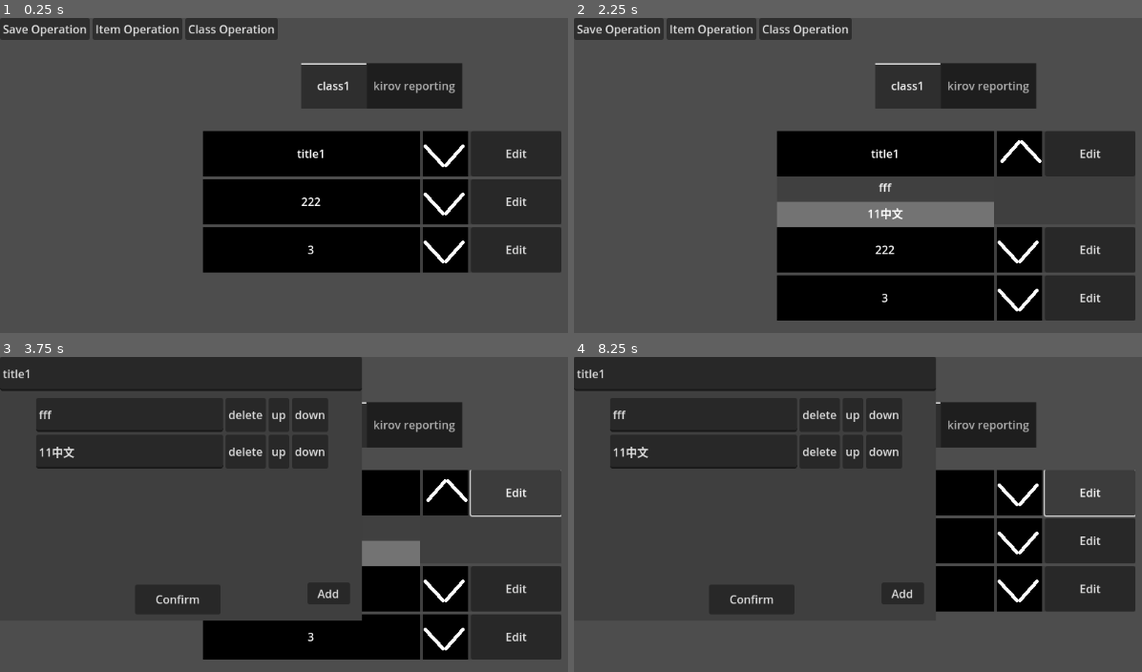
Above: before the commit, frames 1-4 (two rows, left to right).
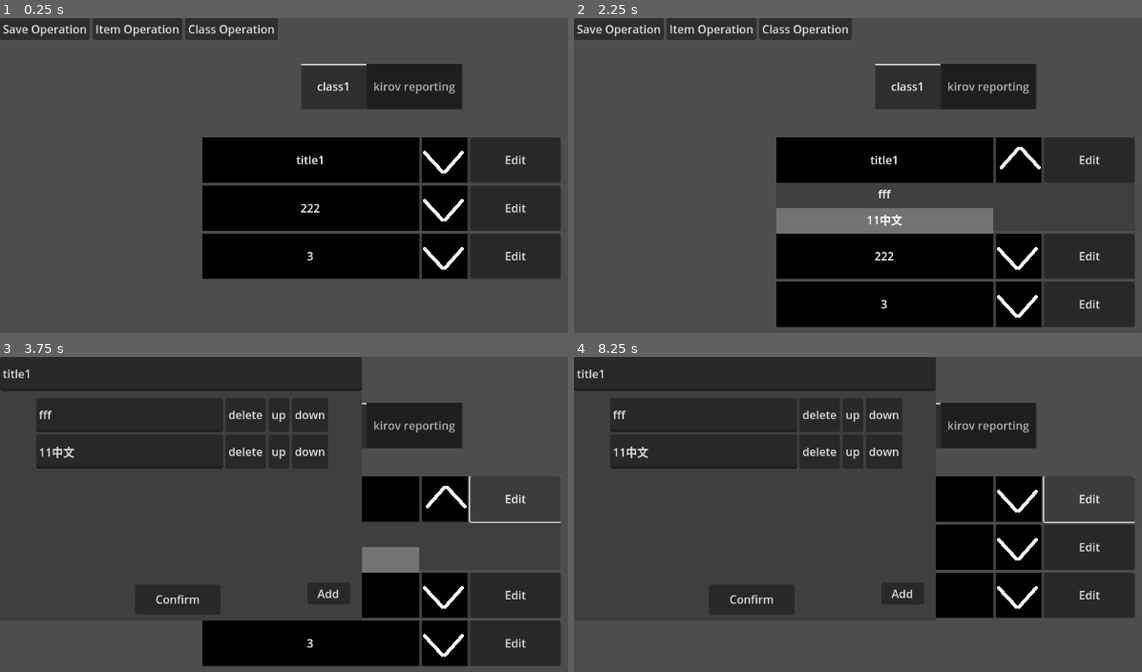
Above: after the commit, the same moments.

Repository: lfoxhlnut/KeyManager
Game: Godot game, scene res://ui/main.tscn
Same seed, same stepped clock (60 frames per second), same inputs: the game is played once before the commit and once after it.
Inputs (mouse positions are in pixels of both pictures, inside the frame that each line leads up to):
- Up to frame 1 (0.25 s): no input
- Up to frame 2 (2.25 s): click "222" at 0.5 s; click "title1" at 1.25 s; click (1017, 153) at 2.02 s
- Up to frame 3 (3.75 s): click "11中文" at 2.75 s; click "Edit" at 3.5 s
- Up to frame 4 (8.25 s): click "Confirm" at 4.25 s; click "fff" at 5 s; click "3" at 5.75 s; click "title1" at 6.5 s; click (1017, 492) at 7.27 s; click "Edit" at 8 s

The runs differ from the first frame. In frame 1, 6.9% of the frame differs, in the area x 35-99%, y 14-83%; in frame 2, 8.9%, in the area x 35-99%, y 14-99%; in frame 3, 5.3%; in frame 4, 3.9%.

Commit message:
appearance optimized, bug fixed
bug fixed: the program will no longer store the previously entered password

Diff:
--- a/script/content.gd
+++ b/script/content.gd
@@ -11,15 +11,16 @@
 		data_dict = v.duplicate()
 		initialize()
 @onready var title: TabBar = $Title
-@onready var v_box: VBoxContainer = $ScrollContainer/VBoxContainer
-@onready var scroll_container: ScrollContainer = $ScrollContainer
+@onready var center_container: CenterContainer = $CenterContainer
+@onready var scroll_container: ScrollContainer = $CenterContainer/ScrollContainer
+@onready var v_box: VBoxContainer = $CenterContainer/ScrollContainer/VBoxContainer
+
 
 
 func _ready() -> void:
 	data_dict = {
 		"class1": [
 			Data.new("title1", ["fff", "11中文"]),
-			#Data.new("222", ["password", "11中文"]),
 			Data.new("222", []),
 			Data.new("3", ["password", "11中文"]),
 		],
@@ -29,8 +30,7 @@
 			Data.new("3", ["password", "11中文"]),
 		],
 	}
-	v_box.position.x = 0.5 * size.x
-	scroll_container.size.y = 0.6 * size.y
+	_on_title_resized()
 
 
 func _exit_tree() -> void:
@@ -40,14 +40,13 @@
 func initialize() -> void:
 	title.clear_tabs()
 	for key: String in data_dict:
-		add_title_tab_text(key)
+		add_title_tab(key)
 
 	_on_title_tab_changed(title.current_tab)
 
 
-
-func add_title_tab_text(s: String) -> void:
-	"""优先使用此函数替代 title.add_tab()"""
+func add_title_tab(s: String) -> void:
+	## 优先使用此函数替代 title.add_tab()
 	if s.length() >= min_title_text_size:
 		title.add_tab(s)
 		return
@@ -61,7 +60,10 @@
 func _on_title_resized() -> void:
 	if not is_node_ready():
 		await ready
-	scroll_container.position.y = title.size.y + 64 + 32
+	center_container.position.y = title.position.y + title.size.y + 16
+	center_container.size.x = size.x
+	center_container.size.y = size.y - center_container.position.y
+	scroll_container.custom_minimum_size.y = center_container.size.y * 0.9
 
 
 func _on_title_tab_changed(tab: int = title.current_tab) -> void:
@@ -69,32 +71,22 @@
 	var key: String = get_title_tab_text(tab)
 	for id: int in data_dict[key].size():
 		var item: Item = ItemTscn.instantiate()
-		v_box.add_child(item)
-		item.resized.connect(func():
-			# 我也不记得这里为什么要这样写了,
-			# 只知道删掉这句话或者删掉 0.5*size.x 显示就有问题
-			# 虽然我已经设置 scroll container 锚点什么的居中了
-			scroll_container.position.x = 0.5 * size.x - 0.5 * item.size.x
-		)
-		item.minimum_size_changed.connect(func():
-			scroll_container.size.x = item.custom_minimum_size.x
-		)
 		# NOTE: gdscript 里没有函数闭包, 不能访问函数的局部变量
 		# 但是 局部节点变量的 queue_free() 是有用的, 全局变量或说类的成员也是可以访问的
 		item.data_modified.connect(func():
 			data_dict[key][id] = item.data
 		)
 		item.data = data_dict[key][id]
+		v_box.add_child(item)
 
-		# ↓ 这两句注释的背景是, vbox 的父节点直接是 content 而非 scroll 容器, 不过现在问题仍然存在
-		# 真奇怪, 无论怎么设置 vbox 的 pos 都没用, remote 检查器里的数据和
-		# print 打印出来的数据不一样, 必须手动点击一下展开, vbox 的位置才是正确的
+		# NOTE: 必须主动展开一次, item 的 size, min_size 才是正确的
 		item._on_unfold_toggled(true)
 		item._on_unfold_toggled(false)
+		scroll_container.custom_minimum_size.x = item.custom_minimum_size.x
 
 
 func get_title_tab_text(tab: int) -> String:
-	"""优先使用此函数替代 title.get_tab_title()"""
+	## 优先使用此函数替代 title.get_tab_title()
 	var res := title.get_tab_title(tab).strip_edges()
 	return res
 
--- a/script/info_input.gd
+++ b/script/info_input.gd
@@ -1,5 +1,5 @@
 class_name InfoInput
-extends Panel
+extends PanelContainer
 
 signal confirmed(text: String)
 
@@ -9,18 +9,46 @@
 		if not is_node_ready():
 			await ready
 		line_edit.placeholder_text = v
+@export var text := "":
+	set(v):
+		text = v
+		if not is_node_ready():
+			await ready
+		line_edit.text = v
+	get:
+		if not is_node_ready():
+			await ready
+		text = line_edit.text
+		return text
+@export var bg_color: Color:
+	set(v):
+		if not is_node_ready():
+			await ready
+		bg_color = v
+		sytle_box_flat.bg_color = v
+@export var input_size: Vector2:
+	set(v):
+		if not is_node_ready():
+			await ready
+		input_size = v
+		line_edit.custom_minimum_size = v
 
 
-@onready var hbox: HBoxContainer = $HBoxContainer
-@onready var line_edit: LineEdit = $HBoxContainer/LineEdit
+@onready var center_container: CenterContainer = $CenterContainer
+@onready var hbox: HBoxContainer = $CenterContainer/HBoxContainer
+@onready var line_edit: LineEdit = $CenterContainer/HBoxContainer/LineEdit
+@onready var sytle_box_flat: StyleBoxFlat = StyleBoxFlat.new()
 
-# TODO: 背景色放到检查器里
+
+func _ready() -> void:
+	add_theme_stylebox_override("panel", sytle_box_flat)
+
 
 func _on_confirm_pressed() -> void:
-	print_debug("line edit text is ", line_edit.text)
 	confirmed.emit(line_edit.text)
 
 
-func _on_h_box_container_resized() -> void:
-	size = hbox.size * 1.2
-	hbox.position = 0.1 * hbox.size
+func _on_resized() -> void:
+	if not is_node_ready():
+		await ready
+	center_container.size = size
--- a/script/main.gd
+++ b/script/main.gd
@@ -2,13 +2,11 @@
 @onready var content: Content = $Content
 @onready var menu: Menu = $HUD/Menu
 
-# TODO: del class
+# TODO:
 # 添加注释, 或者两者一起(可能比较
 # auto save
 # 属性: 不显示
 # save structure
-# edit window 也需要滚动条
-# menu.infoinput 位置有问题, 当内容特别多的时候, 此时删东西也有问题
 
 func _ready() -> void:
 	_on_menu_load_pressed("111")	# 会覆盖掉 content.gd 里的测试数据
@@ -37,7 +35,6 @@
 		content.add_class(data)
 
 
-
 func _on_menu_item_manage_pressed() -> void:
 	var old_data := content.get_current_class_info()
 	var modified := await menu.get_data_from_ew(old_data)
--- a/script/menu.gd
+++ b/script/menu.gd
@@ -1,5 +1,5 @@
 class_name Menu
-extends MenuBar
+extends Control
 
 signal save_pressed
 signal load_pressed
@@ -29,23 +29,27 @@
 	"Add class",
 	"Manage classes"
 ]
-@onready var save_operation: PopupMenu = $"Save Operation"
-@onready var item_operation: PopupMenu = $"Item Operation"
-@onready var class_operation: PopupMenu = $"Class Operation"
-
-@onready var info_input: InfoInput = $InfoInput
+@onready var save_operation: PopupMenu = $"MenuBar/Save Operation"
+@onready var item_operation: PopupMenu = $"MenuBar/Item Operation"
+@onready var class_operation: PopupMenu = $"MenuBar/Class Operation"
+@onready var info_input: InfoInput = $CenterContainer/InfoInput
 @onready var file_dialog: FileDialog = $FileDialog
 @onready var hud: HUD = $".."
+@onready var center_container: CenterContainer = $CenterContainer
 
 var save_path: String = Global.DEFAULT_SAVE_PATH
 
 
 func _ready() -> void:
+	center_container.size = Global.WIN_SIZE
+	info_input.custom_minimum_size = Global.WIN_SIZE * 0.6
+	info_input.input_size = Vector2(size.x * 0.4, size.x * 0.1)
 	@warning_ignore("narrowing_conversion")
 	file_dialog.size.x = 0.75 * size.x
 	@warning_ignore("narrowing_conversion")
 	file_dialog.size.y = 0.4 * size.x	# 这里用的是 size.x, 只能保证 menu 的宽度和屏幕一样
 	file_dialog.position = 0.5 * (Global.WIN_SIZE - (file_dialog.size as Vector2))	# 居中
+
 
 	set_popup_menu_item_text()
 	load_config()
@@ -100,15 +104,15 @@
 
 
 func get_save_key() -> String:
-	# TODO: hud 遮罩不能设为无色透明, 不然 info input 太不明显
+	info_input.text = ""
 	info_input.placeholder_text = "Input secret key here"
-	info_input.show()
+	center_container.show()
 	hud.exclusive_mouse = true
 
 	var save_key: String = await info_input.confirmed
-	info_input.hide()
-	# TODO: 重置 info input 的输入信息
+	center_container.hide()
 	hud.exclusive_mouse = false
+	info_input.text = ""
 	return save_key
 
 
@@ -121,7 +125,8 @@
 		SaveOp.EDIT_PATH:
 			_on_edit_save_path_pressed()
 		SaveOp.OPEN_PATH:
-			print_debug("OPEN_PATH")
+			# NOTE: ↓ 未在 android 上实现, 不行就试试 shell_open()
+			OS.shell_show_in_file_manager(ProjectSettings.globalize_path(save_path), true)
 		_:
 			print_debug("unexpected index: ", index)
 
--- a/ui/info_input.tscn
+++ b/ui/info_input.tscn
@@ -2,29 +2,31 @@
 
 [ext_resource type="Script" path="res://script/info_input.gd" id="1_iiibg"]
 
-[node name="InfoInput" type="Panel"]
-offset_right = 40.0
-offset_bottom = 40.0
+[node name="InfoInput" type="PanelContainer"]
+offset_right = 538.0
+offset_bottom = 160.0
 script = ExtResource("1_iiibg")
+bg_color = Color(0.623529, 0, 0, 1)
 
-[node name="HBoxContainer" type="HBoxContainer" parent="."]
+[node name="CenterContainer" type="CenterContainer" parent="."]
 layout_mode = 2
-offset_right = 367.0
-offset_bottom = 40.0
 
-[node name="LineEdit" type="LineEdit" parent="HBoxContainer"]
+[node name="HBoxContainer" type="HBoxContainer" parent="CenterContainer"]
+layout_mode = 2
+
+[node name="LineEdit" type="LineEdit" parent="CenterContainer/HBoxContainer"]
 custom_minimum_size = Vector2(256, 0)
 layout_mode = 2
 placeholder_text = "input info here"
 alignment = 1
 
-[node name="Delimiter" type="Control" parent="HBoxContainer"]
+[node name="Delimiter" type="Control" parent="CenterContainer/HBoxContainer"]
 custom_minimum_size = Vector2(32, 0)
 layout_mode = 2
 
-[node name="Confirm" type="Button" parent="HBoxContainer"]
+[node name="Confirm" type="Button" parent="CenterContainer/HBoxContainer"]
 layout_mode = 2
 text = "Confirm"
 
-[connection signal="resized" from="HBoxContainer" to="." method="_on_h_box_container_resized"]
-[connection signal="pressed" from="HBoxContainer/Confirm" to="." method="_on_confirm_pressed"]
+[connection signal="resized" from="." to="." method="_on_resized"]
+[connection signal="pressed" from="CenterContainer/HBoxContainer/Confirm" to="." method="_on_confirm_pressed"]
--- a/ui/main.tscn
+++ b/ui/main.tscn
@@ -11,65 +11,73 @@
 
 [node name="Content" type="Control" parent="."]
 layout_mode = 3
-anchors_preset = 15
+anchor_top = 0.101563
 anchor_right = 1.0
 anchor_bottom = 1.0
 grow_horizontal = 2
 grow_vertical = 2
 script = ExtResource("2_u6f25")
+metadata/_edit_use_anchors_ = true
 
 [node name="Title" type="TabBar" parent="Content"]
 custom_minimum_size = Vector2(0, 64)
 layout_mode = 1
 anchors_preset = 10
 anchor_right = 1.0
-offset_top = 64.0
-offset_bottom = 128.0
+offset_bottom = 64.0
 grow_horizontal = 2
 tab_alignment = 1
 
-[node name="ScrollContainer" type="ScrollContainer" parent="Content"]
-layout_mode = 1
-anchors_preset = 8
-anchor_left = 0.5
-anchor_top = 0.5
-anchor_right = 0.5
-anchor_bottom = 0.5
-grow_horizontal = 2
-grow_vertical = 2
+[node name="CenterContainer" type="CenterContainer" parent="Content"]
+layout_mode = 0
+offset_right = 40.0
+offset_bottom = 40.0
 
-[node name="VBoxContainer" type="VBoxContainer" parent="Content/ScrollContainer"]
+[node name="ScrollContainer" type="ScrollContainer" parent="Content/CenterContainer"]
+layout_mode = 2
+metadata/_edit_use_anchors_ = true
+
+[node name="VBoxContainer" type="VBoxContainer" parent="Content/CenterContainer/ScrollContainer"]
 layout_mode = 2
 
 [node name="HUD" parent="." instance=ExtResource("3_tn6l6")]
 
-[node name="Menu" type="MenuBar" parent="HUD"]
+[node name="Menu" type="Control" parent="HUD"]
+layout_mode = 3
 anchors_preset = 10
 anchor_right = 1.0
 offset_bottom = 48.0
 grow_horizontal = 2
 script = ExtResource("3_rt524")
 
-[node name="Save Operation" type="PopupMenu" parent="HUD/Menu"]
+[node name="MenuBar" type="MenuBar" parent="HUD/Menu"]
+layout_mode = 1
+anchors_preset = 10
+anchor_right = 1.0
+offset_bottom = 48.0
+grow_horizontal = 2
 
-[node name="Item Operation" type="PopupMenu" parent="HUD/Menu"]
+[node name="Save Operation" type="PopupMenu" parent="HUD/Menu/MenuBar"]
 
-[node name="Class Operation" type="PopupMenu" parent="HUD/Menu"]
+[node name="Item Operation" type="PopupMenu" parent="HUD/Menu/MenuBar"]
 
-[node name="InfoInput" parent="HUD/Menu" instance=ExtResource("4_e5pcr")]
-visible = false
-layout_mode = 0
-offset_left = 240.0
-offset_top = 463.0
-offset_right = 648.0
-offset_bottom = 579.0
+[node name="Class Operation" type="PopupMenu" parent="HUD/Menu/MenuBar"]
 
 [node name="FileDialog" type="FileDialog" parent="HUD/Menu"]
 title = "Open a Directory"
-size = Vector2i(375, 159)
+size = Vector2i(437, 159)
 ok_button_text = "选择当前文件夹"
 file_mode = 2
 access = 2
+
+[node name="CenterContainer" type="CenterContainer" parent="HUD/Menu"]
+visible = false
+layout_mode = 1
+offset_bottom = 589.0
+
+[node name="InfoInput" parent="HUD/Menu/CenterContainer" instance=ExtResource("4_e5pcr")]
+layout_mode = 2
+bg_color = Color(0.129412, 0.14902, 0.180392, 1)
 
 [connection signal="resized" from="Content/Title" to="Content" method="_on_title_resized"]
 [connection signal="tab_changed" from="Content/Title" to="Content" method="_on_title_tab_changed"]
@@ -78,6 +86,6 @@
 [connection signal="item_manage_pressed" from="HUD/Menu" to="." method="_on_menu_item_manage_pressed"]
 [connection signal="load_pressed" from="HUD/Menu" to="." method="_on_menu_load_pressed"]
 [connection signal="save_pressed" from="HUD/Menu" to="." method="_on_menu_save_pressed"]
-[connection signal="index_pressed" from="HUD/Menu/Save Operation" to="HUD/Menu" method="_on_save_operation_index_pressed"]
-[connection signal="index_pressed" from="HUD/Menu/Item Operation" to="HUD/Menu" method="_on_item_operation_index_pressed"]
-[connection signal="index_pressed" from="HUD/Menu/Class Operation" to="HUD/Menu" method="_on_class_operation_index_pressed"]
+[connection signal="index_pressed" from="HUD/Menu/MenuBar/Save Operation" to="HUD/Menu" method="_on_save_operation_index_pressed"]
+[connection signal="index_pressed" from="HUD/Menu/MenuBar/Item Operation" to="HUD/Menu" method="_on_item_operation_index_pressed"]
+[connection signal="index_pressed" from="HUD/Menu/MenuBar/Class Operation" to="HUD/Menu" method="_on_class_operation_index_pressed"]
